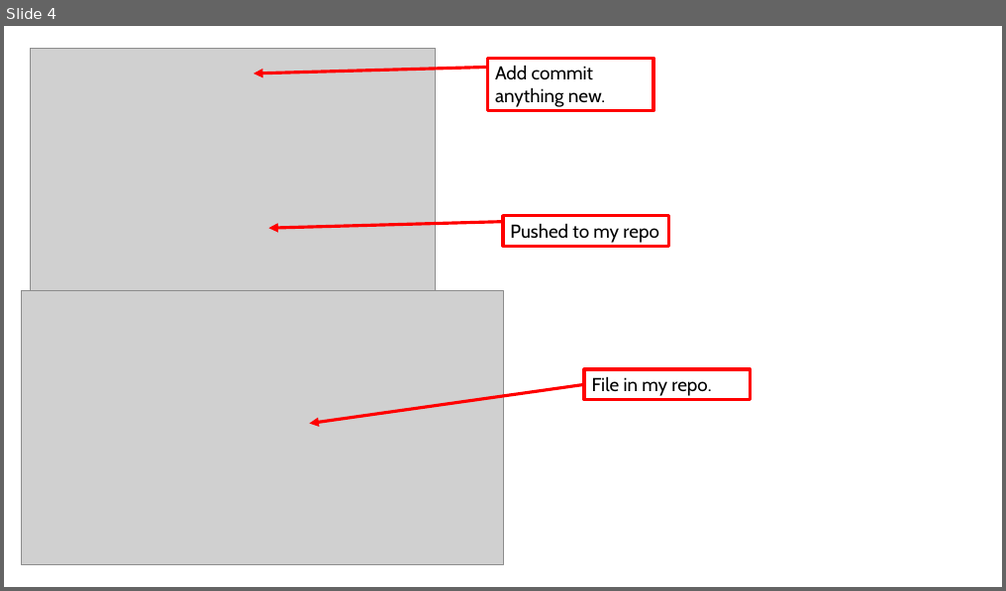
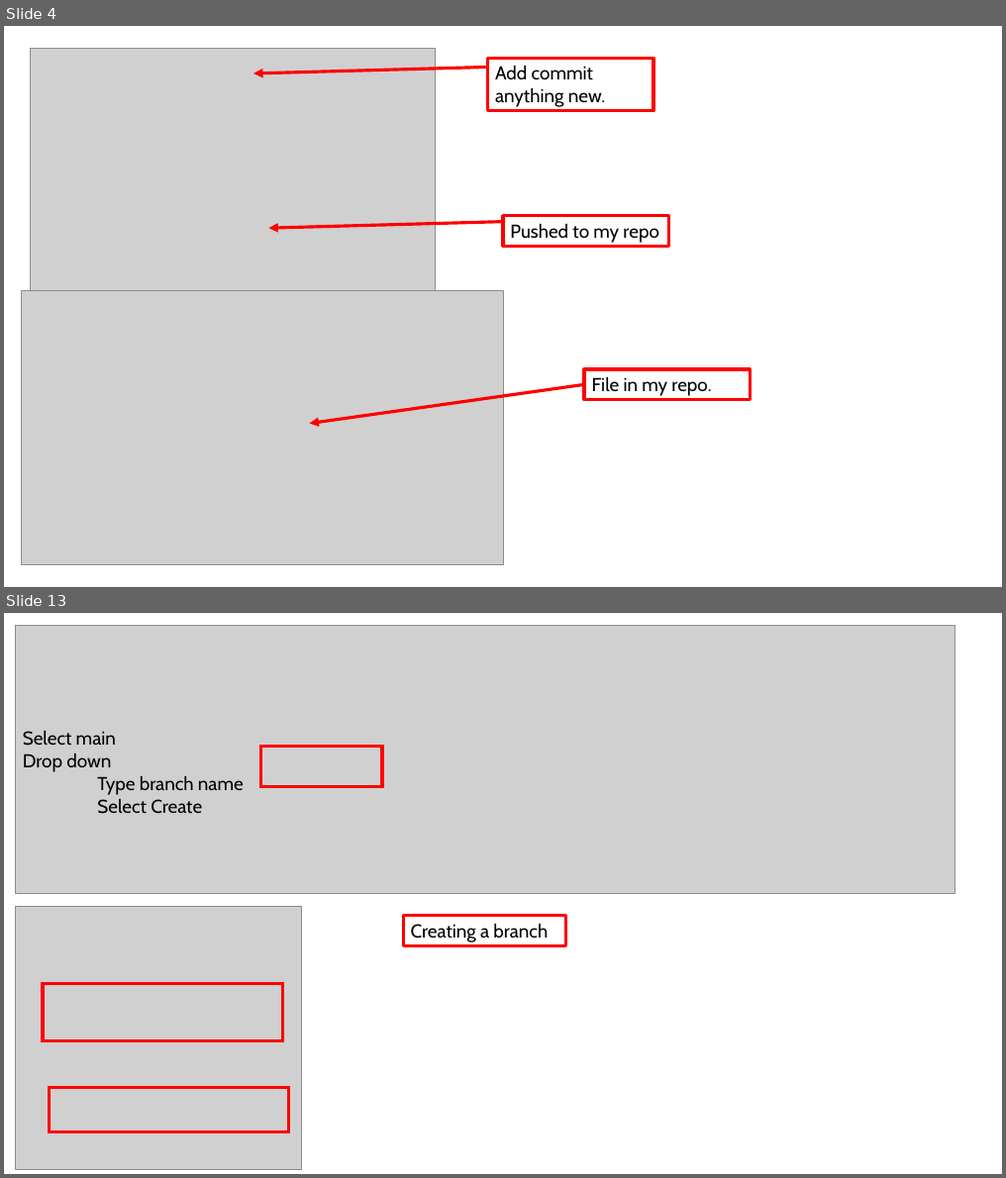
Before and after one commit to ratclst11/SDEV-143-Project, a slide deck: SDEV 143 Project PP.pptx. Shown one above the other, each under a label of ours: slide 4 before the commit, slides 4 and 13 after it; the slides between them are not shown. The pictures are 1006x591 and 1006x1178 pixels, drawn with LibreOffice and Linux fonts; fonts in the diff are those of the drawing; grey boxes stand for pictures. Boxes give left, top, right and bottom in pixels: in the first picture for what was removed or moved away, otherwise in the second. Text is boxed around its words. In the diff, an @@ line names an element or a change of style, - is before the commit and + after.

```diff
--- a/SDEV 143 Project PP.pptx
+++ b/SDEV 143 Project PP.pptx
@@ slide 13 added at (x1=4, y1=613, x2=1002, y2=1174), background #FFFFFF @@
@@ picture added at (x1=15, y1=626, x2=955, y2=894) @@
@@ text added at (x1=23, y1=731, x2=244, y2=814), 18 pt, text #000000 @@
+Select main
+Drop down
+Type branch name
+Select Create
@@ rectangle added at (x1=260, y1=746, x2=382, y2=786), outline #FF0000 3 pt @@
@@ picture added at (x1=15, y1=906, x2=301, y2=1170) @@
@@ rectangle added at (x1=403, y1=916, x2=565, y2=946), outline #FF0000 3 pt, 18 pt, text #000000 @@
+Creating a branch
@@ rectangle added at (x1=43, y1=984, x2=282, y2=1042), outline #FF0000 3 pt @@
@@ rectangle added at (x1=49, y1=1087, x2=288, y2=1132), outline #FF0000 3 pt @@
```
Also in this commit, not shown: 28 other slides added, 5 slides removed.
